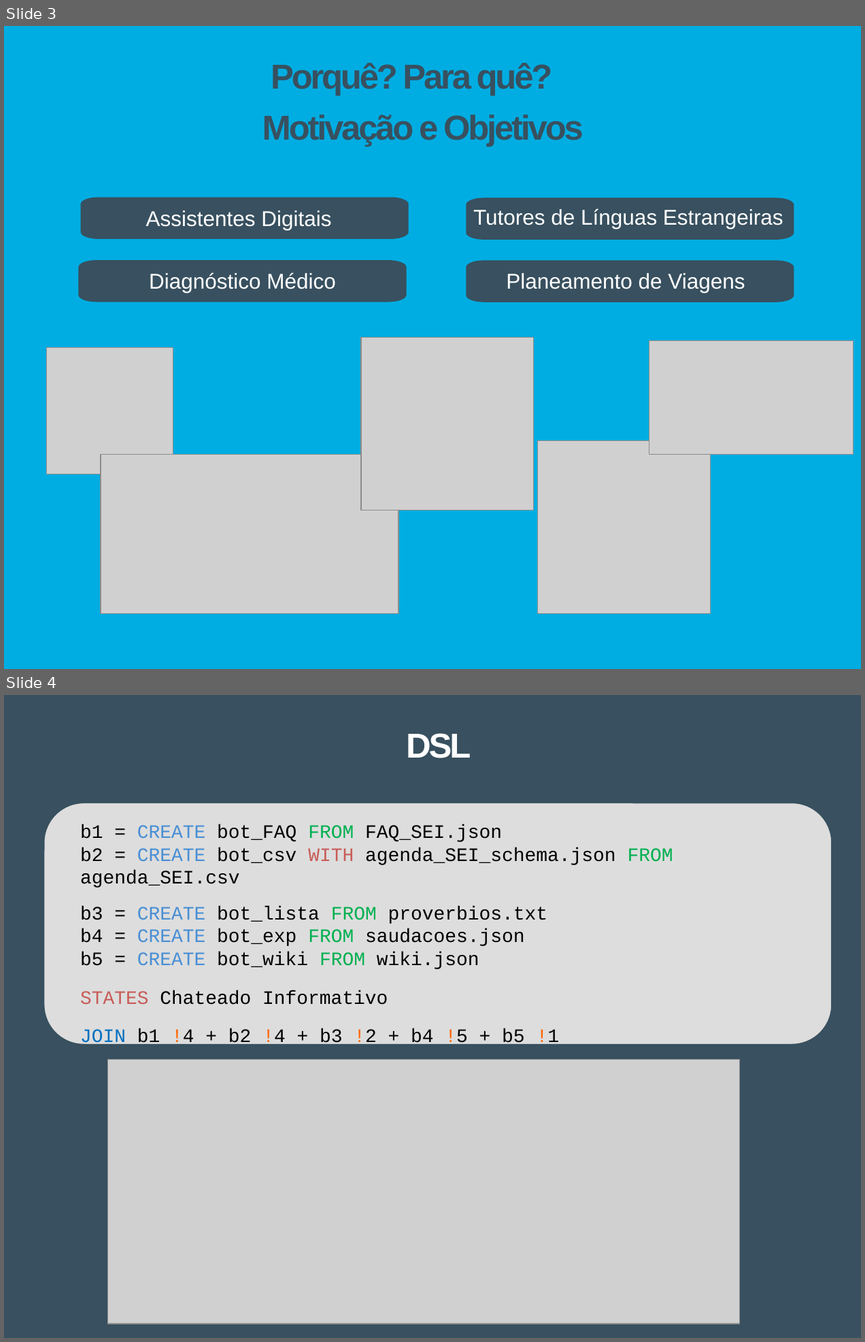
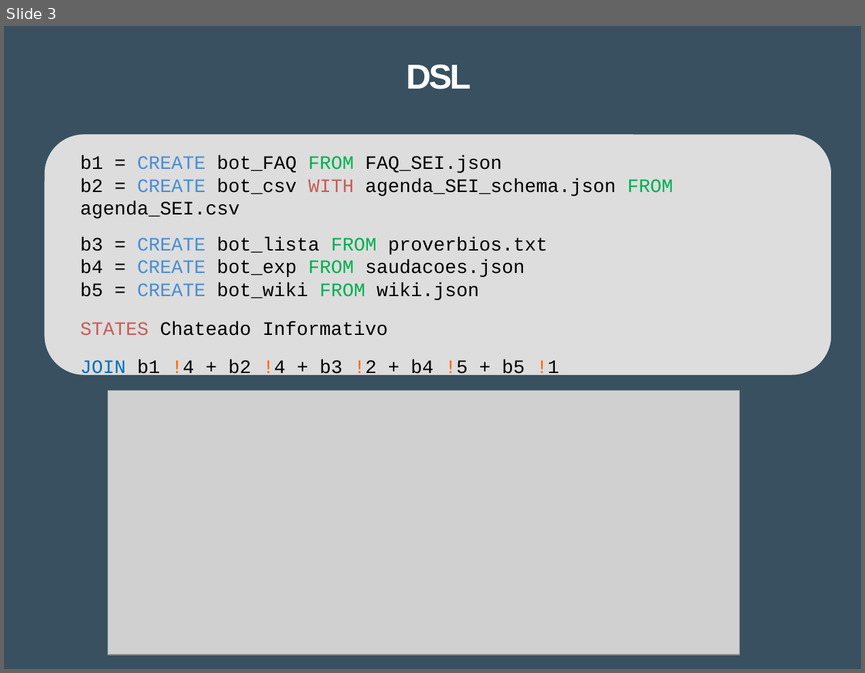
Before and after one commit to Tibblue/PLC, a slide deck: LEI/apresentações/checkpoint2/apresLEI_grupo47.pptx. Shown one above the other, each under a label of ours: slides 3 and 4 before the commit, slide 3 after it. The pictures are 865x1342 and 865x673 pixels, drawn with LibreOffice and Linux fonts; fonts in the diff are those of the drawing; grey boxes stand for pictures. Boxes give left, top, right and bottom in pixels: in the first picture for what was removed or moved away, otherwise in the second. Text is boxed around its words. In the diff, an @@ line names an element or a change of style, - is before the commit and + after.

```diff
--- a/LEI/apresentações/checkpoint2/apresLEI_grupo47.pptx
+++ b/LEI/apresentações/checkpoint2/apresLEI_grupo47.pptx
@@ slide 3 removed at [4, 26, 861, 669], background #FFFFFF @@
@@ freeform shape removed at [4, 26, 861, 669] @@
@@ title removed at [271, 63, 553, 95] @@
-Porquê? Para quê?
@@ text removed at [262, 114, 583, 147] @@
-Motivação e Objetivos
@@ freeform shape removed at [80, 197, 409, 240] @@
@@ freeform shape removed at [466, 197, 794, 240] @@
@@ text removed at [473, 209, 783, 229] @@
-Tutores de Línguas Estrangeiras
@@ text removed at [146, 210, 331, 230] @@
-Assistentes Digitais
@@ freeform shape removed at [79, 260, 407, 302] @@
@@ freeform shape removed at [466, 260, 794, 302] @@
@@ text removed at [149, 273, 336, 293] @@
-Diagnóstico Médico
@@ text removed at [506, 273, 745, 293] @@
-Planeamento de Viagens
@@ picture removed at [47, 347, 173, 474] @@
@@ picture removed at [361, 337, 534, 509] @@
@@ picture removed at [649, 340, 853, 454] @@
@@ picture removed at [538, 441, 710, 613] @@
@@ picture removed at [101, 454, 399, 614] @@
@@ what was slide 4 is now slide 3 @@
```
Also in this commit, not shown: 5 slides changed, 1 slide added, 1 other slide removed.
